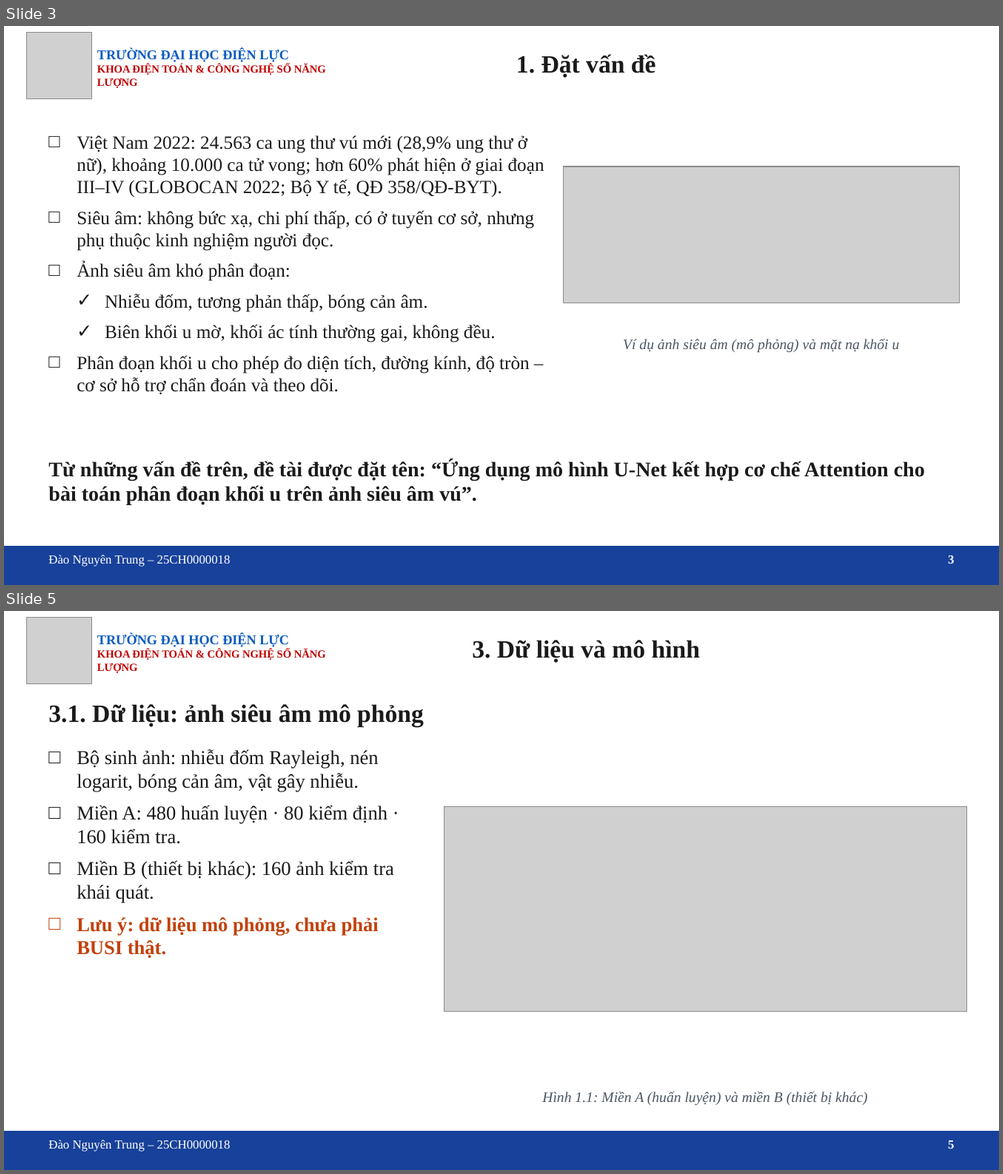
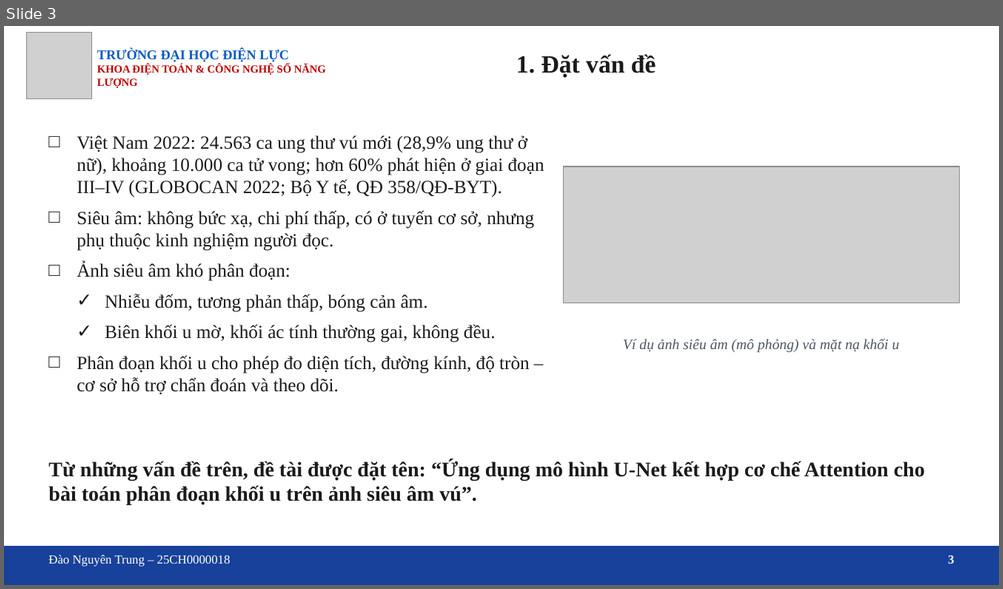
Before and after one commit to trungnguyen107/Medical-image-segmentation-breast-ultrasound-unet-attention, a slide deck: docs/Slide_bao_cao_DATN_U-Net_Attention.pptx. Shown one above the other, each under a label of ours: slides 3 and 5 before the commit, slide 3 after it; the slides between them are not shown. The pictures are 1003x1174 and 1003x589 pixels, drawn with LibreOffice and Linux fonts; fonts in the diff are those of the drawing; grey boxes stand for pictures; background and template pictures are left out. Boxes give left, top, right and bottom in pixels: in the first picture for what was removed or moved away, otherwise in the second. Text is boxed around its words. In the diff, an @@ line names an element or a change of style, - is before the commit and + after.

```diff
--- a/docs/Slide_bao_cao_DATN_U-Net_Attention.pptx
+++ b/docs/Slide_bao_cao_DATN_U-Net_Attention.pptx
@@ slide 5 removed at (x1=4, y1=611, x2=999, y2=1170), background picture (left out) @@
@@ picture removed at (x1=26, y1=617, x2=92, y2=684) @@
@@ text removed at (x1=97, y1=634, x2=326, y2=673) @@
-TRƯỜNG ĐẠI HỌC ĐIỆN LỰC
-KHOA ĐIỆN TOÁN & CÔNG NGHỆ SỐ NĂNG LƯỢNG
@@ text removed at (x1=472, y1=640, x2=700, y2=663) @@
-3. Dữ liệu và mô hình
@@ text removed at (x1=48, y1=704, x2=424, y2=726) @@
-3.1. Dữ liệu: ảnh siêu âm mô phỏng
@@ text removed at (x1=77, y1=749, x2=394, y2=959) @@
-□ Bộ sinh ảnh: nhiễu đốm Rayleigh, nén logarit, bóng cản âm, vật gây nhiễu.
-□ Miền A: 480 huấn luyện · 80 kiểm định · 160 kiểm tra.
-□ Miền B (thiết bị khác): 160 ảnh kiểm tra khái quát.
-□ Lưu ý: dữ liệu mô phỏng, chưa phải BUSI thật.
@@ picture removed at (x1=444, y1=807, x2=967, y2=1011) @@
@@ text removed at (x1=542, y1=1092, x2=868, y2=1105) @@
-Hình 1.1: Miền A (huấn luyện) và miền B (thiết bị khác)
@@ rectangle removed at (x1=4, y1=1132, x2=999, y2=1170) @@
@@ text removed at (x1=48, y1=1140, x2=230, y2=1152) @@
-Đào Nguyên Trung – 25CH0000018
@@ text removed at (x1=948, y1=1141, x2=953, y2=1149) @@
-5
```
Also in this commit, not shown: 13 slides changed, 5 other slides removed, 4 other files.
